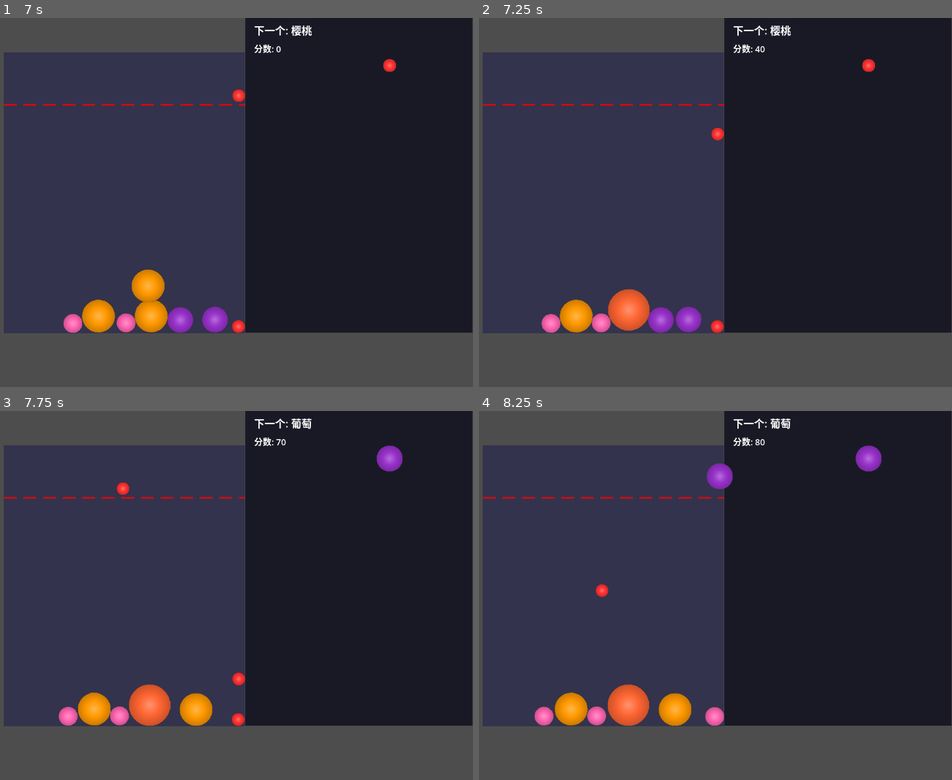
Above: before the commit, frames 1-4 (two rows, left to right).
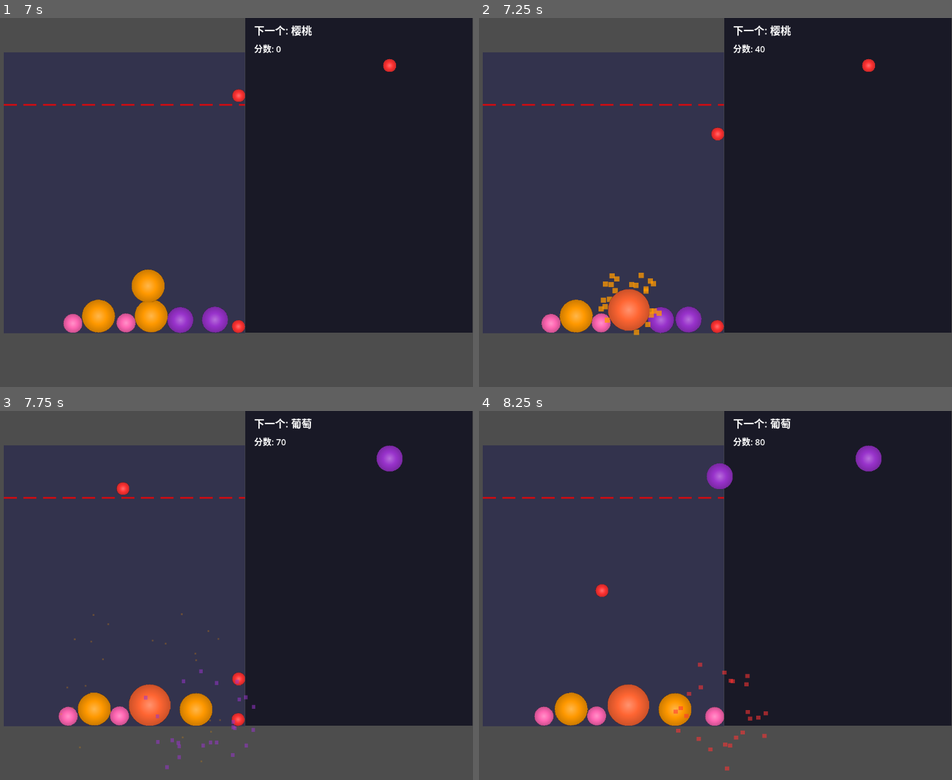
Above: after the commit, the same moments.

Repository: atom32/syn_melon
Game: Godot game, scene res://scenes/Main.tscn
Same seed, same stepped clock (60 frames per second), same inputs: the game is played once before the commit and once after it.
Inputs (mouse positions are in pixels of both pictures, inside the frame that each line leads up to):
- Up to frame 1 (7 s): tap Enter at 0.5 s; move the mouse to (331, 184) at 0.52 s; click (331, 184) at 0.67 s; move the mouse to (122, 220) at 1.27 s; click (122, 220) at 1.42 s; move the mouse to (274, 121) at 2.02 s; click (274, 121) at 2.17 s; move the mouse to (198, 276) at 2.77 s; click (198, 276) at 2.92 s; move the mouse to (373, 257) at 3.52 s; click (373, 257) at 3.67 s; move the mouse to (70, 147) at 4.27 s; click (70, 147) at 4.42 s; move the mouse to (245, 202) at 5.02 s; click (245, 202) at 5.17 s; move the mouse to (146, 110) at 5.77 s; click (146, 110) at 5.92 s; move the mouse to (331, 184) at 6.52 s; click (331, 184) at 6.67 s
- Up to frame 2 (7.25 s): no input
- Up to frame 3 (7.75 s): move the mouse to (122, 613) at 7.27 s; click (122, 613) at 7.42 s
- Up to frame 4 (8.25 s): move the mouse to (753, 514) at 8.02 s; click (753, 514) at 8.17 s

Frame 1 is identical in both runs. In frame 2, 0.4% of the frame differs, in the area x 25-39%, y 69-86%; in frame 3, 0.2%; in frame 4, 0.3%.

Commit message:
refactor: create effects directly in code instead of scene files
- Create floating score Label directly with full property control
- Create explosion particles directly as ColorRect nodes
- Increase font size to 48 and particle size to 16x16
- Add 4px outline to text for better visibility
- More detailed debug output for each particle

This avoids potential scene file import/configuration issues.

Co-Authored-By: Claude Sonnet 4.6 <noreply@anthropic.com>

Diff:
--- a/scripts/Fruit.gd
+++ b/scripts/Fruit.gd
@@ -413,36 +413,125 @@
 		_processing_merges.erase(merge_key)
 
 
-## 创建爆炸粒子特效
+## 创建爆炸粒子特效（直接创建，不使用场景文件）
 func _create_explosion_effect(position: Vector2) -> void:
-	var explosion = _explosion_scene.instantiate()
-
 	# 设置粒子颜色为当前水果的颜色
 	var config = FRUIT_CONFIG[level]
 	var color = config["color"]
 
-	# 设置极高的 z_index 确保显示在最上层
-	explosion.z_index = 10000
-
-	get_tree().current_scene.add_child(explosion)
-	explosion.explode(color, position)
-
-	print("创建爆炸特效，颜色:", color, "位置:", position)
-
-
-## 创建飘字得分特效
+	# 创建粒子容器
+	var container = Node2D.new()
+	container.z_index = 10000
+	container.global_position = position
+	get_tree().current_scene.add_child(container)
+
+	# 创建多个粒子
+	var particle_count = 24
+	for i in range(particle_count):
+		_create_single_particle(container, color, i)
+
+	# 自动清理
+	var cleanup_timer = get_tree().create_timer(1.2)
+	cleanup_timer.timeout.connect(container.queue_free)
+
+	print("创建爆炸特效，颜色:", color, "位置:", position, "粒子数:", particle_count)
+
+
+## 创建单个粒子
+func _create_single_particle(container: Node2D, color: Color, index: int) -> void:
+	var particle = ColorRect.new()
+	particle.size = Vector2(16, 16)
+	particle.color = color
+	particle.z_index = 10000
+	particle.position = Vector2(0, 0)
+
+	container.add_child(particle)
+
+	# 随机方向和速度
+	var angle = randf() * TAU
+	var speed = randf_range(150, 300)
+	var velocity = Vector2.from_angle(angle) * speed
+
+	# 动画
+	var tween = particle.create_tween()
+	tween.set_parallel()
+
+	# 移动
+	tween.tween_property(particle, "global_position", particle.global_position + velocity, 1.0)
+
+	# 缩小
+	tween.tween_property(particle, "scale", Vector2.ZERO, 1.0)
+
+	# 透明度
+	tween.tween_property(particle, "modulate:a", 0.0, 1.0)
+
+	print("粒子 %d 创建，位置:%s" % [index, particle.global_position])
+
+
+## 创建飘字得分特效（直接创建，不使用场景文件）
 func _create_floating_score(points: int, position: Vector2) -> void:
-	if not _floating_score_scene:
-		print("错误：FloatingScore 场景未加载")
-		return
-
-	var floating_score = _floating_score_scene.instantiate()
-
-	# 设置极高的 z_index 确保显示在最上层
+	# 直接创建 Label 节点
+	var floating_score = Label.new()
+
+	# 设置基本属性
+	floating_score.text = "+%d" % points
 	floating_score.z_index = 10001
-
-	floating_score.show_score(points, position)
-
+	floating_score.position = position
+
+	# 设置大小和对齐
+	floating_score.size = Vector2(200, 50)
+	floating_score.horizontal_alignment = HORIZONTAL_ALIGNMENT_CENTER
+	floating_score.vertical_alignment = VERTICAL_ALIGNMENT_CENTER
+
+	# 设置字体大小（使用主题覆盖）
+	floating_score.add_theme_font_size_override("font_size", 48)
+
+	# 设置颜色
+	var color = _get_score_color(points)
+	floating_score.modulate = color
+
+	# 添加描边效果
+	floating_score.add_theme_color_override("font_outline_color", Color(0, 0, 0, 1))
+	floating_score.add_theme_constant_override("outline_size", 4)
+
+	# 设置自动居中（锚点在中心）
+	floating_score.pivot_offset = Vector2(100, 25)
+
+	# 添加到场景
 	get_tree().current_scene.add_child(floating_score)
 
-	print("飘字特效已创建：+%d 分，位置：" % points, position)
+	# 开始动画
+	_animate_floating_score(floating_score, position)
+
+	print("飘字特效直接创建：+%d 分，位置：%s, 颜色：%s" % [points, position, color])
+
+
+## 根据分数获取颜色
+func _get_score_color(points: int) -> Color:
+	if points <= 20:
+		return Color(1, 1, 1, 1)  # 白色
+	elif points <= 60:
+		return Color(1, 1, 0, 1)  # 黄色
+	elif points <= 90:
+		return Color(1, 0.5, 0, 1)  # 橙色
+	else:
+		return Color(1, 0.8, 0, 1)  # 金色
+
+
+## 飘字动画
+func _animate_floating_score(label: Label, start_position: Vector2) -> void:
+	var tween = label.create_tween()
+	tween.set_parallel()
+
+	# 向上移动
+	tween.tween_property(label, "global_position:y", start_position.y - 100, 1.5)
+
+	# 透明度渐变
+	tween.tween_property(label, "modulate:a", 0.0, 1.5)
+
+	# 放大效果
+	tween.tween_property(label, "scale", Vector2(1.3, 1.3), 0.3)
+	tween.tween_property(label, "scale", Vector2(1.0, 1.0), 1.2)
+
+	# 完成后销毁
+	tween.tween_callback(label.queue_free)
